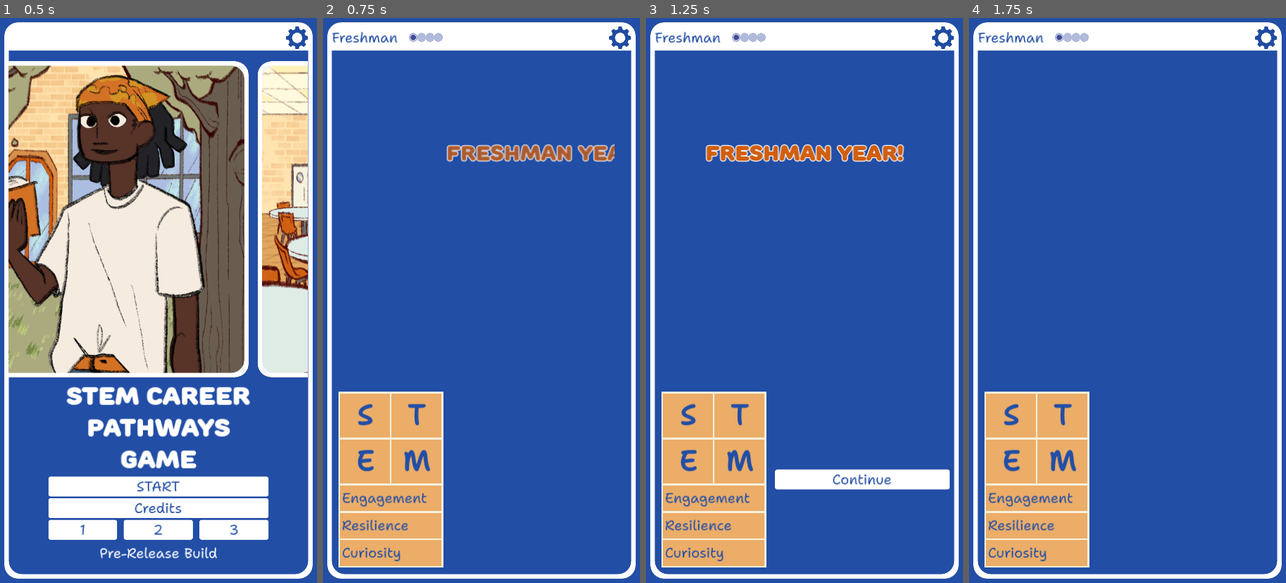
Above: before the commit, frames 1-4 (left to right).
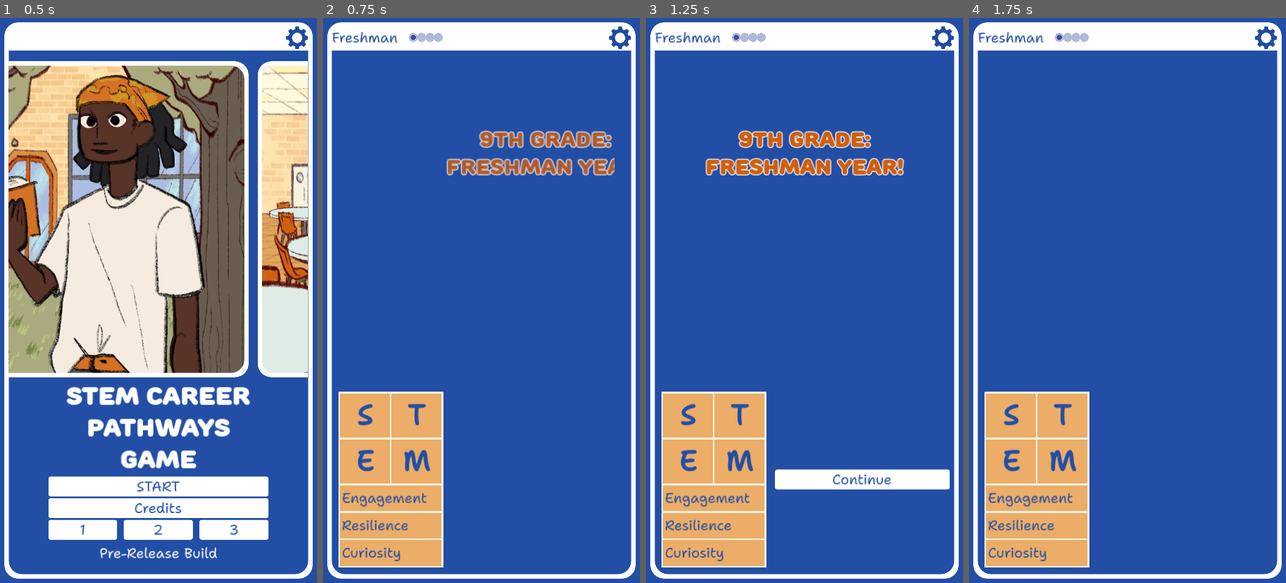
Above: after the commit, the same moments.

Repository: stem-career-paths/game
Game: Godot game, scene res://ui/screen.tscn
Same seed, same stepped clock (60 frames per second), same inputs: the game is played once before the commit and once after it. The engine's default icon, where the game draws it, is replaced by a stand-in: a white triangle on a blue panel in a dark square.
Inputs (mouse positions are in pixels of both pictures, inside the frame that each line leads up to):
- Up to frame 1 (0.5 s): no input
- Up to frame 2 (0.75 s): click (481, 486) at 0.52 s
- Up to frame 3 (1.25 s): no input
- Up to frame 4 (1.75 s): click (1184, 481) at 1.25 s

Frame 1 is identical in both runs. In frame 2, 3.4% of the frame differs, in the area x 38-92%, y 19-28%; in frame 3, 3.9%, in the area x 18-82%, y 19-28%; in frame 4, nothing differs.

Commit message:
Show year ordinal in advancement text

Diff:
--- a/project/common/year.gd
+++ b/project/common/year.gd
@@ -19,7 +19,22 @@
 		Name.SENIOR:
 			return "Senior"
 	push_error("Unmatched year: %s" % str(year))
-	return "Splunge"
+	return "Impossible condition"
+
+
+## Get the USA grade number of the academic year (e.g. "9th")
+static func as_ordinal(year:Name) -> String:
+	match year:
+		Name.FRESHMAN:
+			return "9th"
+		Name.SOPHOMORE:
+			return "10th"
+		Name.JUNIOR:
+			return "11th"
+		Name.SENIOR:
+			return "12th"
+	push_error("Unmatched year: %s" % str(year))
+	return "Impossible condition"
 
 
 ## Determine if the given year has a next year or if it is terminal.
--- a/project/ui/year_change_label.gd
+++ b/project/ui/year_change_label.gd
@@ -3,4 +3,4 @@
 var year : Year.Name:
 	set(value):
 		year = value
-		text = "%s Year!" % Year.as_string(year)
+		text = "%s Grade:\n%s Year!" % [Year.as_ordinal(year), Year.as_string(year)]
